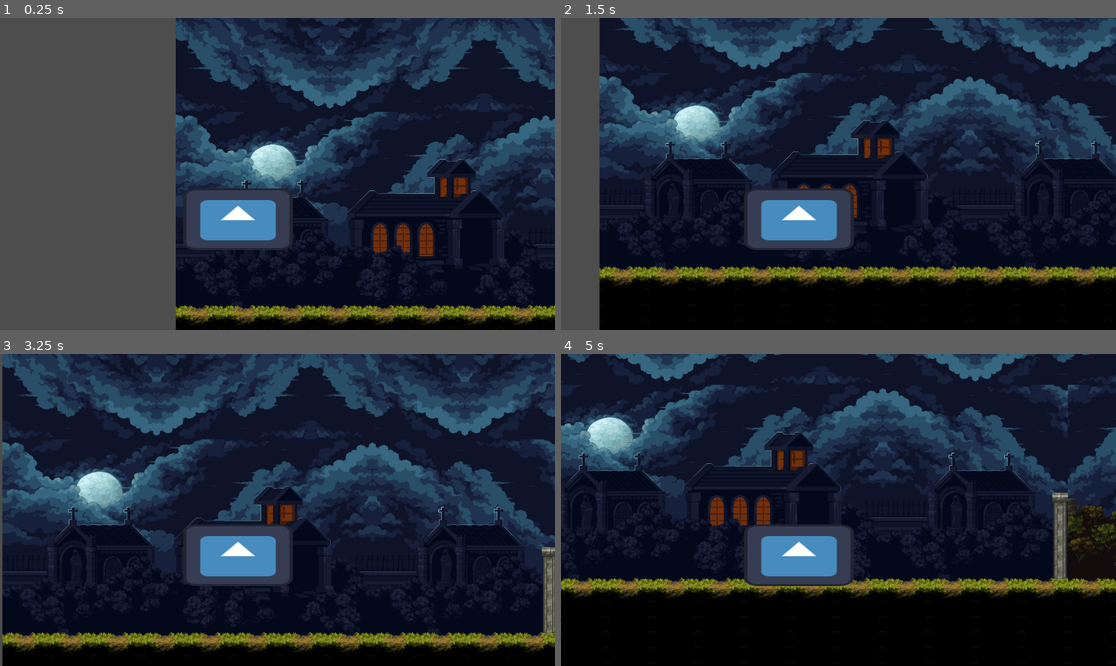
Above: before the commit, frames 1-4 (two rows, left to right).
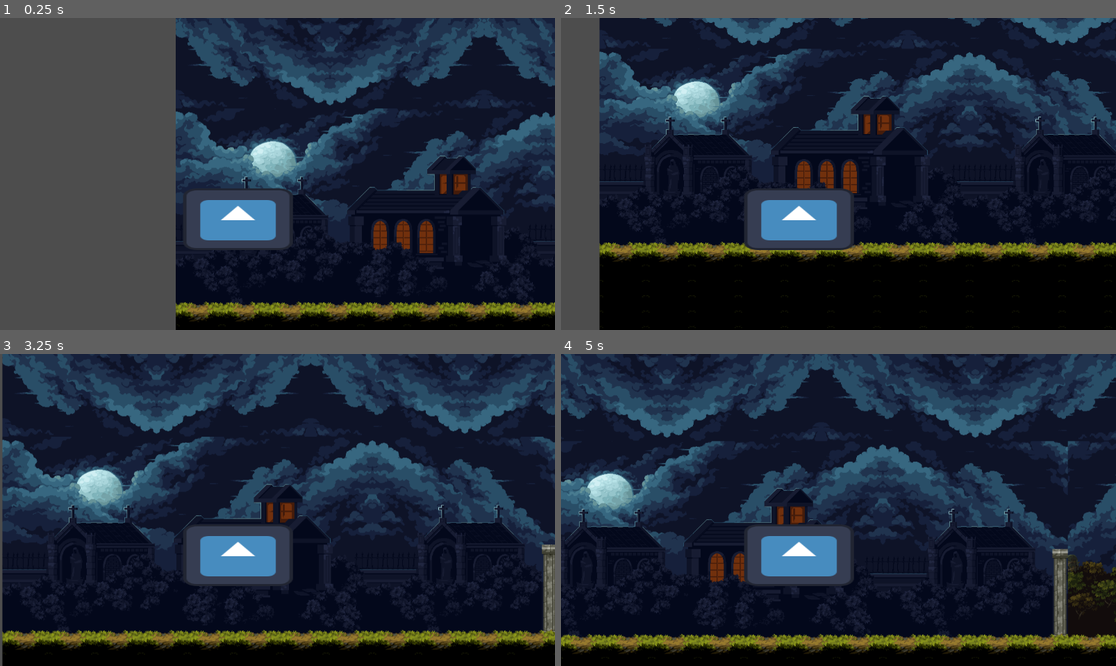
Above: after the commit, the same moments.

Repository: Sofoc/Project-Noir
Game: Godot game, scene res://Scenes/world.tscn
Same seed, same stepped clock (60 frames per second), same inputs: the game is played once before the commit and once after it. The engine's default icon, where the game draws it, is replaced by a stand-in: a white triangle on a blue panel in a dark square.
Inputs:
- Up to frame 1 (0.25 s): no input
- Up to frame 2 (1.5 s): hold D (move_right) from 0.53 s (still down); tap Space (jump) at 0.77 s
- Up to frame 3 (3.25 s): tap Space (jump) at 1.52, 3.02 s; release D (move_right) at 2.03 s; hold A (move_left) 2.03-2.78 s; hold D (move_right) from 2.78 s (still down)
- Up to frame 4 (5 s): tap Space (jump) at 3.77, 4.52 s; release D (move_right) at 4.28 s; hold A (move_left) from 4.28 s (still down)

The runs differ from the first frame. In frame 1, 9.5% of the frame differs, in the area x 31-100%, y 0-99%; in frame 2, 36%; in frame 3, 9.1%; in frame 4, 58%, in the area x 0-100%, y 0-97%.

Commit message:
better gravity

Diff:
--- a/Scripts/player.gd
+++ b/Scripts/player.gd
@@ -1,14 +1,14 @@
 extends CharacterBody2D
 
 @export var speed = 300
-@export var gravity = 30
+@export var gravity = 2000
 @export var jump_force = 700
 
 var jumps = 0
 
 func _physics_process(delta):
 	if !is_on_floor():
-		velocity.y += gravity
+		velocity.y += gravity * delta
 		if velocity.y > 1000:
 			velocity.y = 1000
 	else:
